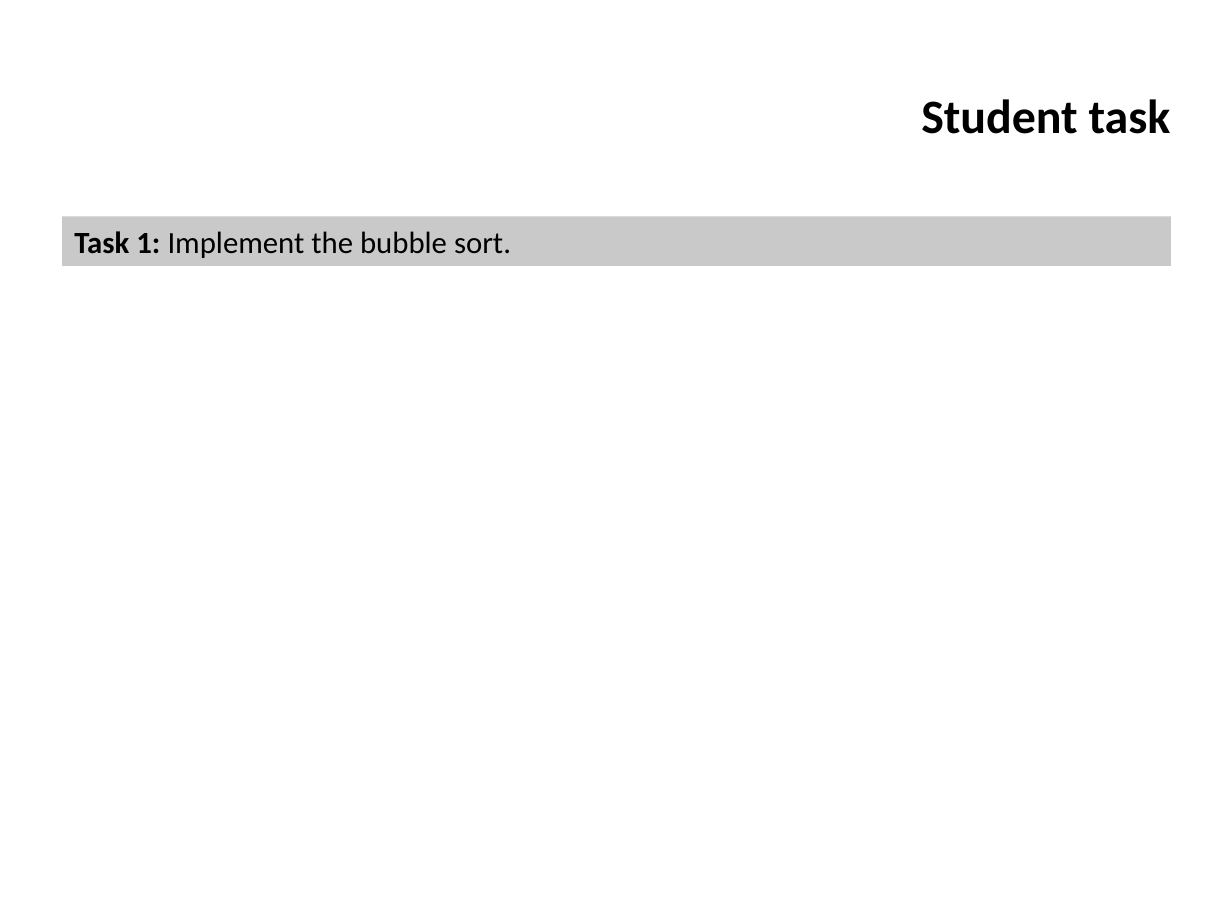
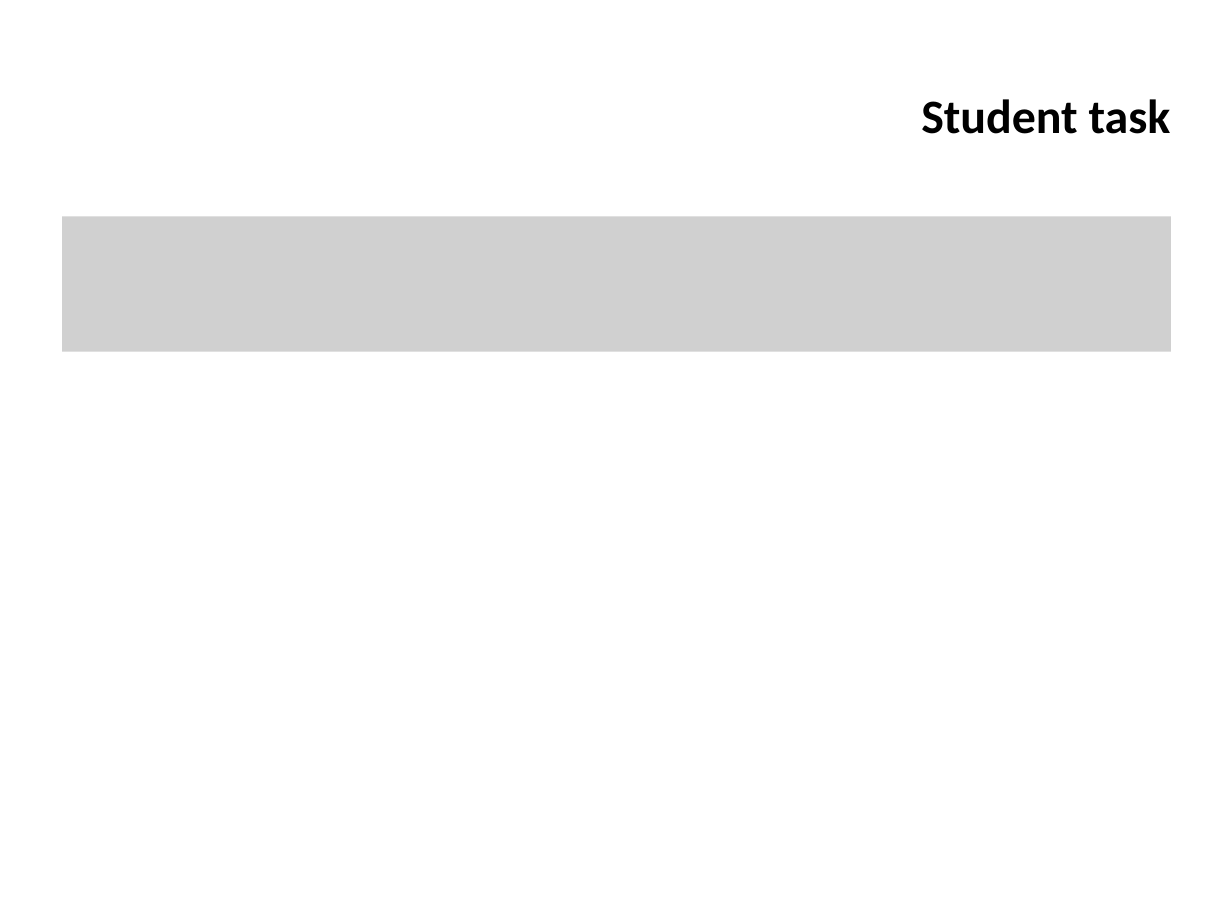
Before and after one commit to ifromm/fcsp, a slide deck: slide 12 of Slides/unit_11.pptx (slide 57 before the commit). Drawn at 1232x924 pixels with LibreOffice and Linux fonts; fonts in the diff are those of the drawing; grey boxes stand for pictures; background and template pictures are left out. Boxes give left, top, right and bottom in pixels: in the first picture for what was removed or moved away, otherwise in the second. Text is boxed around its words. In the diff, an @@ line names an element or a change of style, - is before the commit and + after.

```diff
--- a/Slides/unit_11.pptx
+++ b/Slides/unit_11.pptx
@@ rectangle removed at <box>63,217,1172,266</box> @@
-Task 1: Implement the bubble sort.
@@ picture added at <box>63,217,1172,352</box> @@
```
Also in this commit, not shown: 3 other slides changed, 32 slides added, 103 slides removed, 11 other files.
